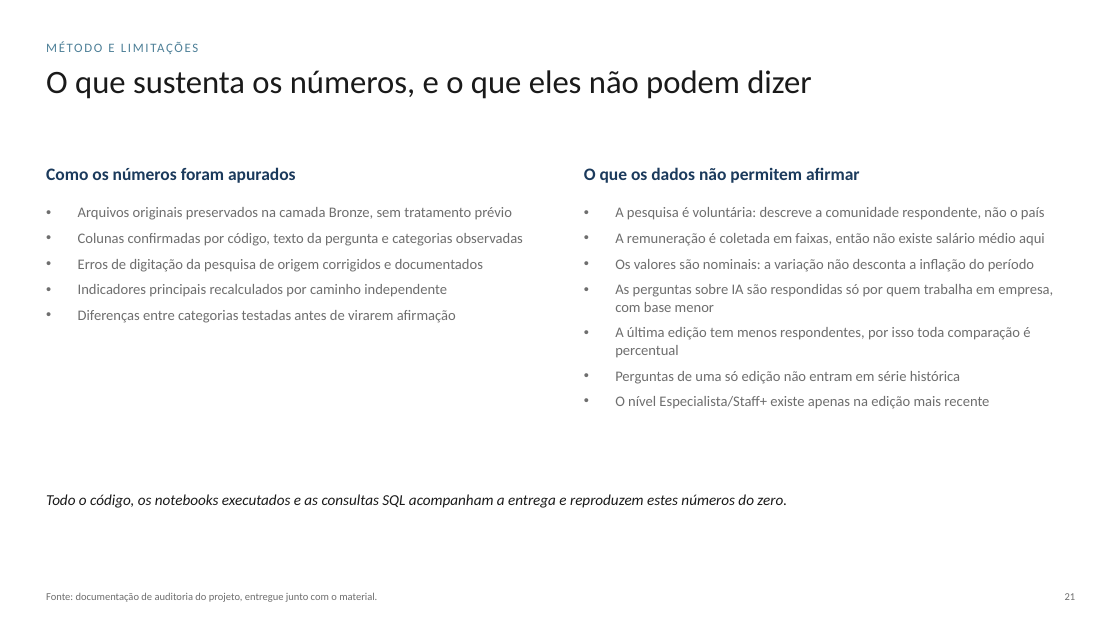
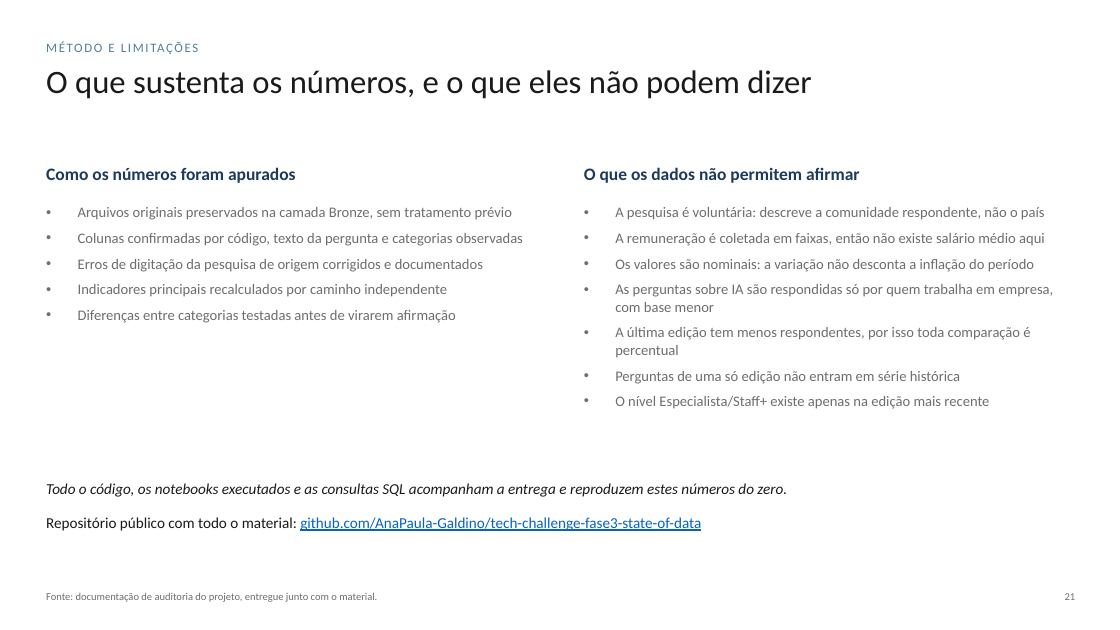
Before and after one commit to AnaPaula-Galdino/tech-challenge-fase3-state-of-data, a slide deck: slide 21 of entregaveis/TechChallenge_Fase3_MaterialExecutivo.pptx. Drawn at 1120x630 pixels with LibreOffice and Linux fonts; fonts in the diff are those of the drawing. Boxes give left, top, right and bottom in pixels: in the first picture for what was removed or moved away, otherwise in the second. Text is boxed around its words. In the diff, an @@ line names an element or a change of style, - is before the commit and + after.

Commit message:
Material executivo com o link do repositorio citado nos slides 21 e 22

```diff
--- a/entregaveis/TechChallenge_Fase3_MaterialExecutivo.pptx
+++ b/entregaveis/TechChallenge_Fase3_MaterialExecutivo.pptx
@@ text "Todo o código, os notebooks ...": place and size @@
-text "Todo o código, os notebooks ..." at box(46, 494, 787, 508)
+text "Todo o código, os notebooks ..." at box(46, 483, 787, 497)
@@ text added at box(46, 517, 701, 531), 13 pt, text #0563C1, underline @@
+Repositório público com todo o material: github.com/AnaPaula-Galdino/tech-challenge-fase3-state-of-data
```
Also in this commit, not shown: 1 other slide changed, 1 other file.
